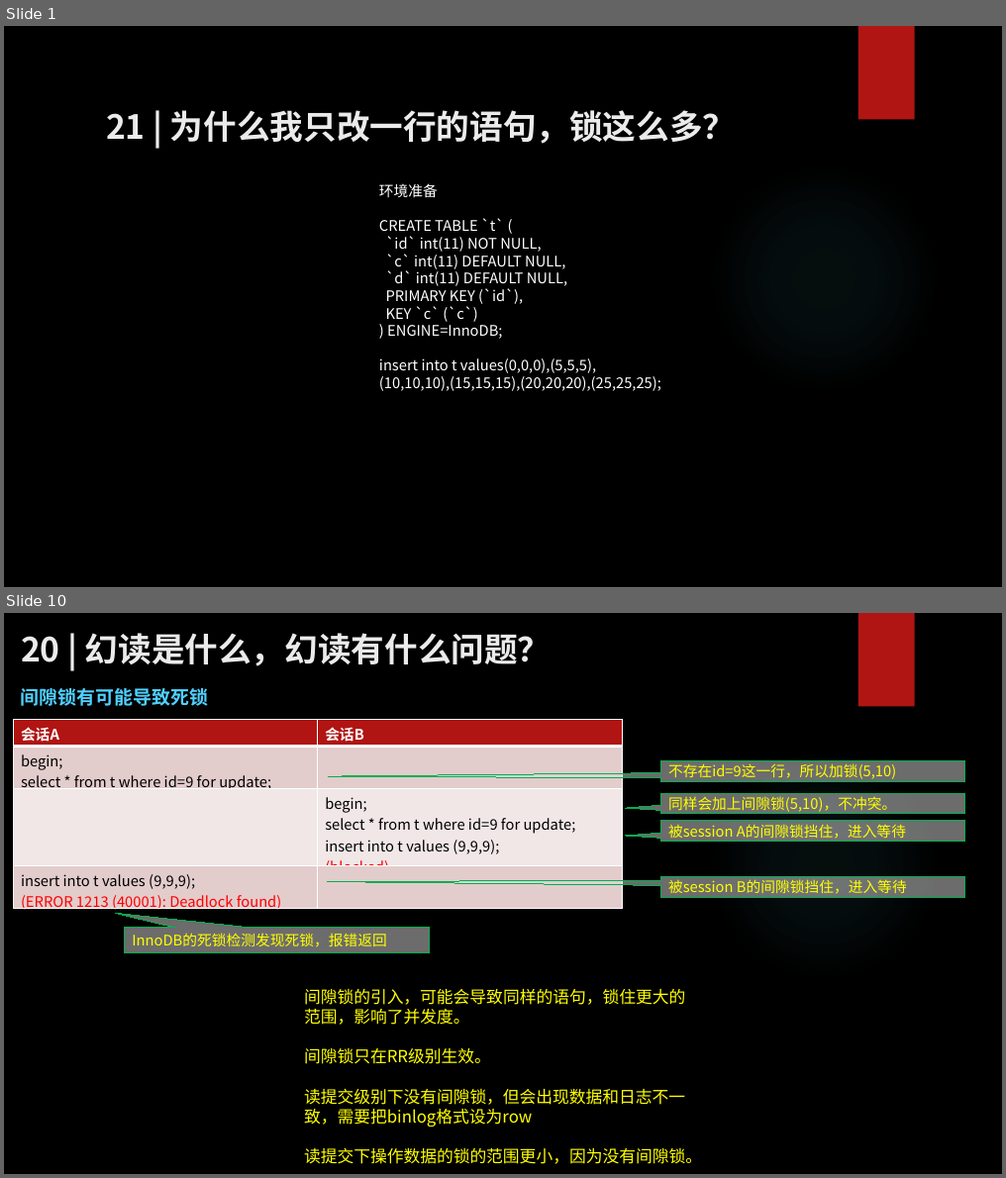
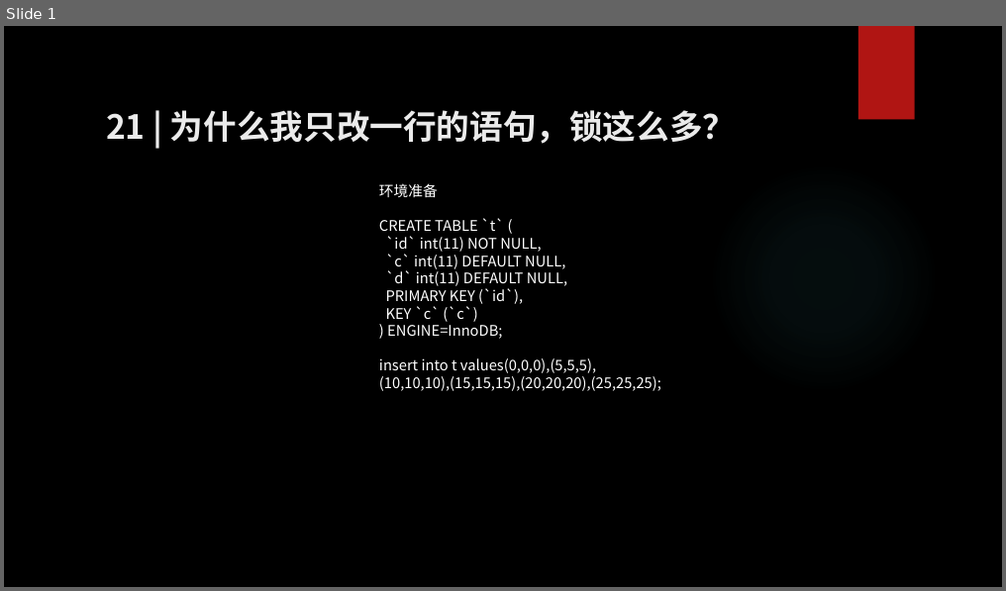
Before and after one commit to zhangkekf/reading-notes, a slide deck: MySQL实战/21为什么我只改一行的语句，锁这么多？.pptx. Shown one above the other, each under a label of ours: slides 1 and 10 before the commit, slide 1 after it; the slides between them are not shown. The pictures are 1006x1178 and 1006x591 pixels, drawn with LibreOffice and Linux fonts; fonts in the diff are those of the drawing; background and template pictures are left out. Boxes give left, top, right and bottom in pixels: in the first picture for what was removed or moved away, otherwise in the second. Text is boxed around its words. In the diff, an @@ line names an element or a change of style, - is before the commit and + after.

```diff
--- a/MySQL实战/21为什么我只改一行的语句，锁这么多？.pptx
+++ b/MySQL实战/21为什么我只改一行的语句，锁这么多？.pptx
@@ slide 10 removed at [4, 613, 1002, 1174], background picture (left out); not listed: 2 template elements that a slide beside it also shows @@
@@ title removed at [21, 633, 551, 666] @@
-20 | 幻读是什么，幻读有什么问题？
@@ text removed at [21, 688, 208, 706] @@
-间隙锁有可能导致死锁
@@ table removed at [13, 719, 621, 916], 4 rows, 2 columns @@
-会话A | 会话B
-begin; / select * from t where id=9 for update; | 
- | begin; / select * from t where id=9 for update; / insert into t values (9,9,9); / (blocked)
-insert into t values (9,9,9); / (ERROR 1213 (40001): Deadlock found) | 
@@ speech box removed at [661, 761, 965, 781] @@
-不存在id=9这一行，所以加锁(5,10)
@@ speech box removed at [661, 793, 965, 814] @@
-同样会加上间隙锁(5,10)，不冲突。
@@ speech box removed at [661, 821, 965, 842] @@
-被session A的间隙锁挡住，进入等待
@@ speech box removed at [661, 877, 965, 897] @@
-被session B的间隙锁挡住，进入等待
@@ speech box removed at [125, 928, 429, 953] @@
-InnoDB的死锁检测发现死锁，报错返回
@@ text removed at [304, 989, 702, 1164] @@
-间隙锁的引入，可能会导致同样的语句，锁住更大的范围，影响了并发度。
-间隙锁只在RR级别生效。
-读提交级别下没有间隙锁，但会出现数据和日志不一致，需要把binlog格式设为row
-读提交下操作数据的锁的范围更小，因为没有间隙锁。
```
Also in this commit, not shown: 2 slides changed, 7 slides added, 6 other slides removed, 3 other files.
